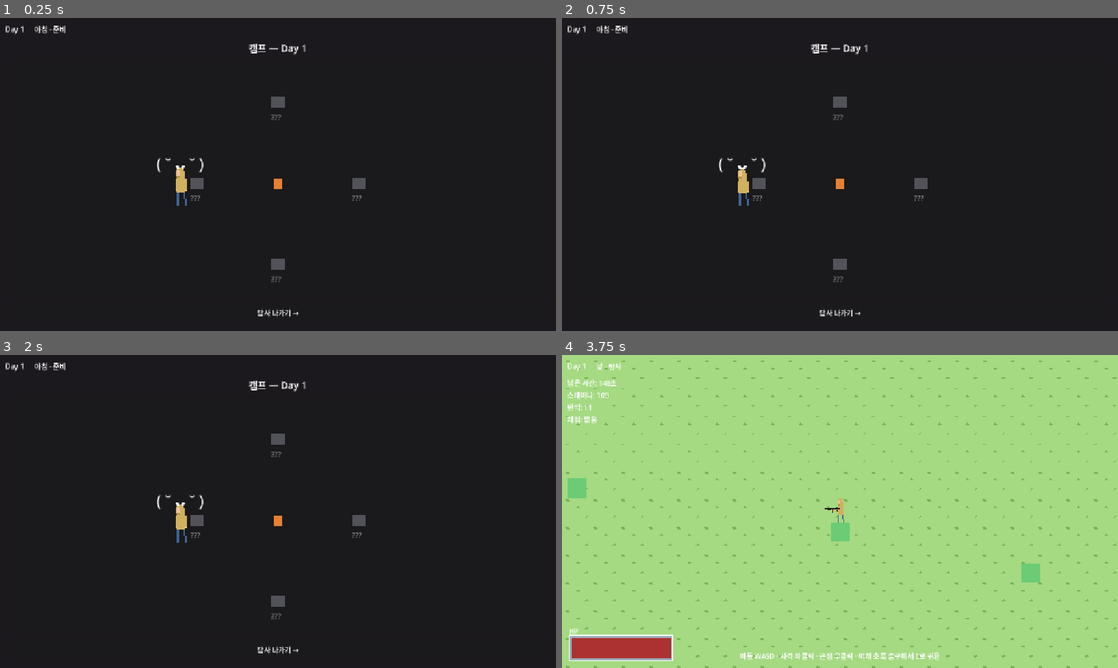
Above: before the commit, frames 1-4 (two rows, left to right).
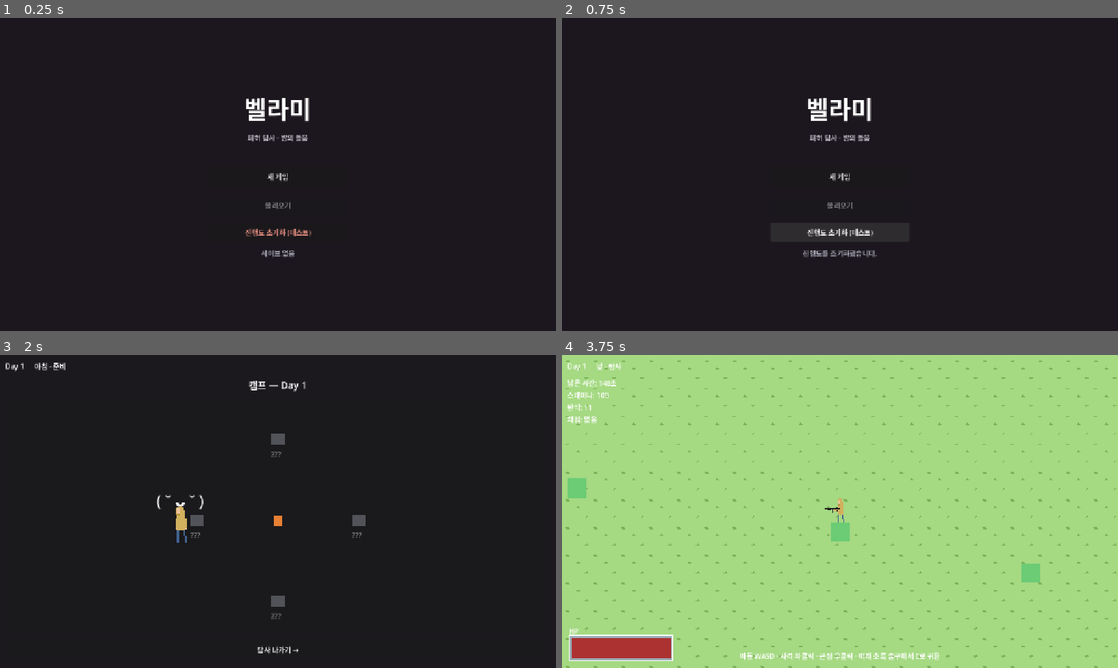
Above: after the commit, the same moments.

Repository: HomilBBANG/rt_Hilling_Game
Game: Godot game, scene res://scenes/ui/lobby.tscn
Same seed, same stepped clock (60 frames per second), same inputs: the game is played once before the commit and once after it. Before the commit the project starts from res://scenes/main.tscn.
Inputs (mouse positions are in pixels of both pictures, inside the frame that each line leads up to):
- Up to frame 1 (0.25 s): no input
- Up to frame 2 (0.75 s): click (840, 230) at 0.5 s, where only the run after the commit has a clickable "진행도 초기화 (테스트)"
- Up to frame 3 (2 s): click (278, 514) at 1.25 s, where only the run after the commit has a clickable "새 게임"
- Up to frame 4 (3.75 s): click "탐사 나가기 →" at 2 s; tap Enter at 2.75, 3.6 s; move the mouse to (962, 495) at 2.77 s; hold D 2.78-3.53 s; hold E 2.78-3.53 s; click (962, 495) at 2.92 s; move the mouse to (728, 527) at 3.52 s; hold S from 3.53 s (still down)

The runs differ from the first frame. In frame 1, 2.0% of the frame differs, in the area x 1-66%, y 2-96%; in frame 2, 2.1%; in frame 3, less than 0.1%; in frame 4, less than 0.1%.

Commit message:
로비(메인 메뉴) 화면 추가
- 새 게임 / 불러오기(세이브 없으면 비활성) / 진행도 초기화(테스트) 버튼
- lobby가 GameManager.boot_mode 지정 후 main.tscn으로 전환,
  main.gd가 모드대로 새 게임/이어하기(직접 실행 시 세이브 유무로 자동 판단)
- main_scene을 lobby.tscn으로 변경

Co-Authored-By: Claude Opus 4.8 <noreply@anthropic.com>

Diff:
--- a/autoload/game_manager.gd
+++ b/autoload/game_manager.gd
@@ -10,6 +10,9 @@
 
 var day: int = 1
 var current_step: int = Step.MORNING_PREP
+
+## 로비에서 지정하는 부팅 모드("new"/"load"). "" 면 main.gd 가 자동 판단(세이브 유무).
+var boot_mode: String = ""
 
 ## 하루 동안 탐사로 모은 채집물 {item_id: count}. 매일 아침 초기화.
 ## world_state 에 저장되어 밤 재진입 시에도 유지됨(PRD 3.7).
--- a/project.godot
+++ b/project.godot
@@ -12,7 +12,7 @@
 
 config/name="Hilling_Game"
 config/description="벨라미 — 2D 도트 생존/힐링 시뮬레이션"
-run/main_scene="res://scenes/main.tscn"
+run/main_scene="res://scenes/ui/lobby.tscn"
 config/features=PackedStringArray("4.7", "GL Compatibility")
 config/icon="res://icon.svg"
 
--- /dev/null
+++ b/scenes/ui/lobby.tscn
@@ -0,0 +1,66 @@
+[gd_scene load_steps=2 format=3]
+
+[ext_resource type="Script" path="res://scripts/ui/lobby.gd" id="1"]
+
+[node name="Lobby" type="Control"]
+layout_mode = 3
+anchors_preset = 15
+anchor_right = 1.0
+anchor_bottom = 1.0
+script = ExtResource("1")
+
+[node name="Bg" type="ColorRect" parent="."]
+layout_mode = 1
+anchors_preset = 15
+anchor_right = 1.0
+anchor_bottom = 1.0
+color = Color(0.11, 0.09, 0.12, 1)
+
+[node name="Center" type="CenterContainer" parent="."]
+layout_mode = 1
+anchors_preset = 15
+anchor_right = 1.0
+anchor_bottom = 1.0
+
+[node name="VBox" type="VBoxContainer" parent="Center"]
+custom_minimum_size = Vector2(320, 0)
+layout_mode = 2
+theme_override_constants/separation = 14
+
+[node name="Title" type="Label" parent="Center/VBox"]
+layout_mode = 2
+theme_override_font_sizes/font_size = 56
+text = "벨라미"
+horizontal_alignment = 1
+
+[node name="Subtitle" type="Label" parent="Center/VBox"]
+layout_mode = 2
+theme_override_colors/font_color = Color(0.7, 0.68, 0.72, 1)
+text = "폐허 탐사 · 밤의 돌봄"
+horizontal_alignment = 1
+
+[node name="Spacer" type="Control" parent="Center/VBox"]
+custom_minimum_size = Vector2(0, 24)
+layout_mode = 2
+
+[node name="NewButton" type="Button" parent="Center/VBox"]
+custom_minimum_size = Vector2(0, 52)
+layout_mode = 2
+text = "새 게임"
+
+[node name="LoadButton" type="Button" parent="Center/VBox"]
+custom_minimum_size = Vector2(0, 52)
+layout_mode = 2
+text = "불러오기"
+
+[node name="ResetButton" type="Button" parent="Center/VBox"]
+custom_minimum_size = Vector2(0, 44)
+layout_mode = 2
+theme_override_colors/font_color = Color(0.9, 0.55, 0.5, 1)
+text = "진행도 초기화 (테스트)"
+
+[node name="Info" type="Label" parent="Center/VBox"]
+layout_mode = 2
+theme_override_colors/font_color = Color(0.65, 0.65, 0.7, 1)
+text = "세이브 없음"
+horizontal_alignment = 1
--- a/scripts/main.gd
+++ b/scripts/main.gd
@@ -4,8 +4,17 @@
 
 func _ready() -> void:
 	GameManager.register_phase_container($PhaseContainer)
-	# 세이브가 있으면 해당 페이즈 시작점부터 이어하기, 없으면 새 게임(PRD 3.7).
-	if SaveManager.has_save():
-		GameManager.continue_game()
-	else:
-		GameManager.start_new_game()
+	# 로비에서 지정한 모드대로 시작. 직접 실행 등으로 모드가 없으면
+	# 세이브 유무로 자동 판단(이어하기/새 게임, PRD 3.7).
+	var mode := GameManager.boot_mode
+	GameManager.boot_mode = "" # 소비
+	match mode:
+		"new":
+			GameManager.start_new_game()
+		"load":
+			GameManager.continue_game()
+		_:
+			if SaveManager.has_save():
+				GameManager.continue_game()
+			else:
+				GameManager.start_new_game()
--- /dev/null
+++ b/scripts/ui/lobby.gd
@@ -0,0 +1,58 @@
+extends Control
+## 로비(메인 메뉴). 새 게임 / 불러오기 / 진행도 초기화(테스트용).
+## 버튼이 GameManager.boot_mode 를 지정하고 게임 씬(main.tscn)으로 전환하면,
+## main.gd 가 그 모드대로 새 게임 또는 이어하기를 시작한다.
+
+const GAME_SCENE := "res://scenes/main.tscn"
+
+@onready var _new_btn: Button = $Center/VBox/NewButton
+@onready var _load_btn: Button = $Center/VBox/LoadButton
+@onready var _reset_btn: Button = $Center/VBox/ResetButton
+@onready var _info: Label = $Center/VBox/Info
+
+
+func _ready() -> void:
+	_new_btn.pressed.connect(_on_new)
+	_load_btn.pressed.connect(_on_load)
+	_reset_btn.pressed.connect(_on_reset)
+	_refresh()
+
+
+func _on_new() -> void:
+	GameManager.boot_mode = "new"
+	get_tree().change_scene_to_file(GAME_SCENE)
+
+
+func _on_load() -> void:
+	if not SaveManager.has_save():
+		return
+	GameManager.boot_mode = "load"
+	get_tree().change_scene_to_file(GAME_SCENE)
+
+
+func _on_reset() -> void:
+	SaveManager.delete_save()
+	_info.text = "진행도를 초기화했습니다."
+	_refresh(false)
+
+
+## 세이브 유무에 따라 버튼/안내를 갱신. update_info=false 면 초기화 안내문을 유지.
+func _refresh(update_info := true) -> void:
+	var has := SaveManager.has_save()
+	_load_btn.disabled = not has
+	if not update_info:
+		return
+	if has:
+		var d := SaveManager.load_game()
+		_info.text = "세이브: Day %d · %s" % [int(d.get("day", 1)), _phase_name(String(d.get("phase", "")))]
+	else:
+		_info.text = "세이브 없음"
+
+
+func _phase_name(phase: String) -> String:
+	match phase:
+		"morning":
+			return "아침(캠프)"
+		"night":
+			return "밤(요리)"
+	return "-"
Not shown, added: scripts/ui/lobby.gd.uid
